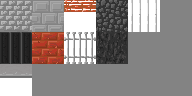
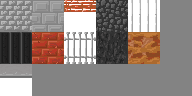
Layered file, before and after one edit (192 × 96). Changes by layer:
moved "Layer 1" into group "floor", painted on it over [128, 32, 160, 64]
added layer "redstone" in group "floor" over [128, 32, 160, 64]
